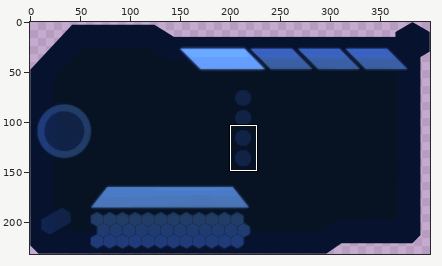
File history of a sprite sheet, public/game/plugins/numbers-game/panel-3.png. Above: a wide view before the commit, with the close-up outlined.
Close-up. Earlier state:
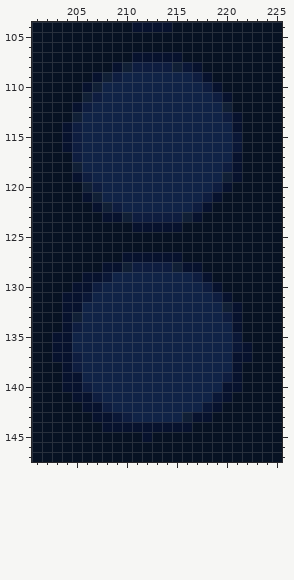
The file is 400x232 pixels. Pixels under 10% opacity are left out. Colours within 5 levels of each other are drawn and written as one. Shown: x 201..225, y 104..147. The commit also changed other parts of the picture, which this record leaves out.
After the commit:
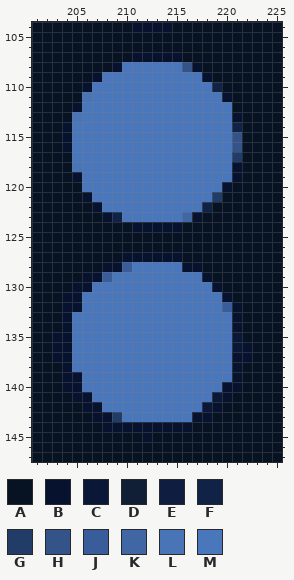
Palette (. is transparent): A #071223  B #07122e  C #0a1737  D #101f36  E #0e1d40  F #102347  G #203c67  H #345489  J #395d9b  K #4067a4  L #4974b5  M #4a76bb
From old to new:
{"y":108,"x":210,"old":"DEEEEDC","new":"MMMMMMH"}
{"y":109,"x":208,"old":"DEFFFFFFFE","new":"MMMMMMMMMM"}
{"y":110,"x":207,"old":"DFFFFFFFFFFEB","new":"MMMMMMMMMMMMF"}
{"y":111,"x":206,"old":"DEFFFFFFFFFFFE","new":"LMMMMMMMMMMMMM"}
{"y":112,"x":206,"old":"EFFFFFFFFFFFFFD","new":"MMMMMMMMMMMMMMM"}
{"y":113,"x":205,"old":"DFFFFFFFFFFFFFFE","new":"LMMMMMMMMMMMMMMM"}
{"y":114,"x":205,"old":"EFFFFFFFFFFFFFFFB","new":"MMMMMMMMMMMMMMMMF"}
{"y":115,"x":205,"old":"EFFFFFFFFFFFFFFFC","new":"MMMMMMMMMMMMMMMMH"}
{"y":116,"x":205,"old":"EFFFFFFFFFFFFFFFC","new":"MMMMMMMMMMMMMMMMH"}
{"y":117,"x":205,"old":"EFFFFFFFFFFFFFFFB","new":"MMMMMMMMMMMMMMMMG"}
{"y":118,"x":205,"old":"DFFFFFFFFFFFFFFE","new":"LMMMMMMMMMMMMMMM"}
{"y":119,"x":206,"old":"EFFFFFFFFFFFFFD","new":"MMMMMMMMMMMMMMM"}
{"y":120,"x":206,"old":"DEFFFFFFFFFFFE","new":"MMMMMMMMMMMMMM"}
{"y":121,"x":207,"old":"DFFFFFFFFFFEB","new":"MMMMMMMMMMMMG"}
{"y":122,"x":208,"old":"DEFFFFFFFEB","new":"MMMMMMMMMMF"}
{"y":123,"x":209,"old":"BDEEEEED","new":"FMMMMMMK"}
{"y":128,"x":210,"old":"DEEEED","new":"JMMMMM"}
{"y":129,"x":208,"old":"CFFFFFFFFE","new":"JMMMMMMMMM"}
{"y":130,"x":207,"old":"EFFFFFFFFFFE","new":"MMMMMMMMMMMM"}
{"y":131,"x":206,"old":"CFFFFFFFFFFFFE","new":"MMMMMMMMMMMMMM"}
{"y":132,"x":206,"old":"FFFFFFFFFFFFFFD","new":"MMMMMMMMMMMMMMJ"}
{"y":133,"x":205,"old":"DFFFFFFFFFFFFFFE","new":"MMMMMMMMMMMMMMMM"}
{"y":134,"x":205,"old":"EFFFFFFFFFFFFFFF","new":"MMMMMMMMMMMMMMMM"}
{"y":135,"x":205,"old":"FFFFFFFFFFFFFFFF","new":"MMMMMMMMMMMMMMMM"}
{"y":136,"x":205,"old":"FFFFFFFFFFFFFFFF","new":"MMMMMMMMMMMMMMMM"}
{"y":137,"x":205,"old":"EFFFFFFFFFFFFFFF","new":"MMMMMMMMMMMMMMMM"}
{"y":138,"x":205,"old":"EFFFFFFFFFFFFFFF","new":"MMMMMMMMMMMMMMMM"}
{"y":139,"x":206,"old":"FFFFFFFFFFFFFFE","new":"MMMMMMMMMMMMMMM"}
{"y":140,"x":206,"old":"EFFFFFFFFFFFFF","new":"MMMMMMMMMMMMMM"}
{"y":141,"x":207,"old":"EFFFFFFFFFFF","new":"MMMMMMMMMMMM"}
{"y":142,"x":208,"old":"EFFFFFFFFF","new":"MMMMMMMMMM"}
{"y":143,"x":209,"old":"CEFFFFFD","new":"GMMMMMMM"}
{"label":"changed","picture_box":[72,62,242,222]}
{"label":"changed","picture_box":[72,262,232,422]}
